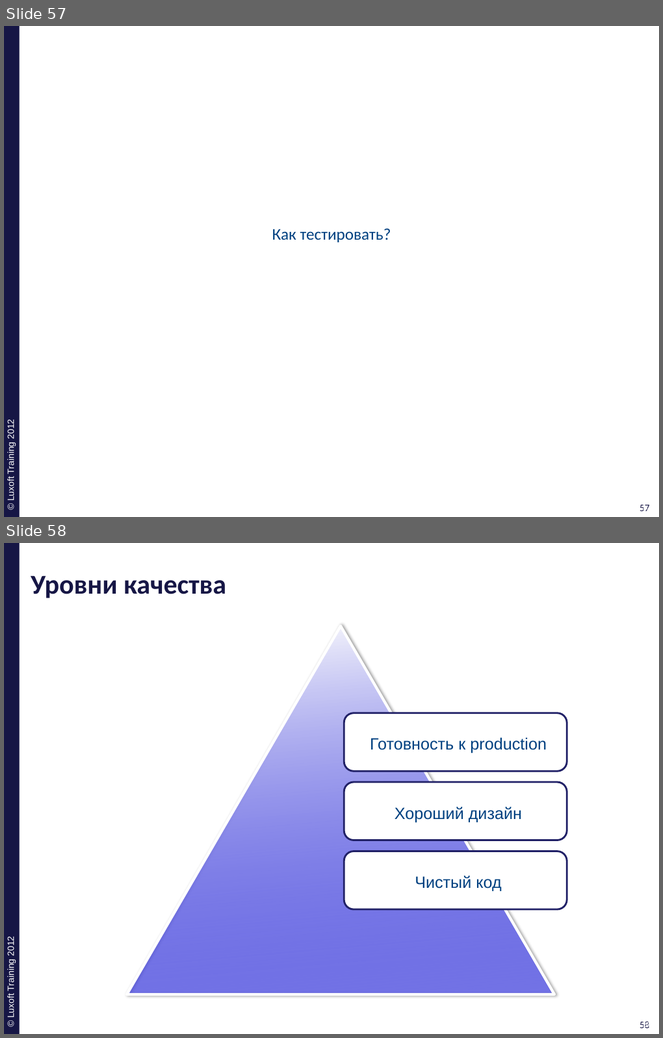
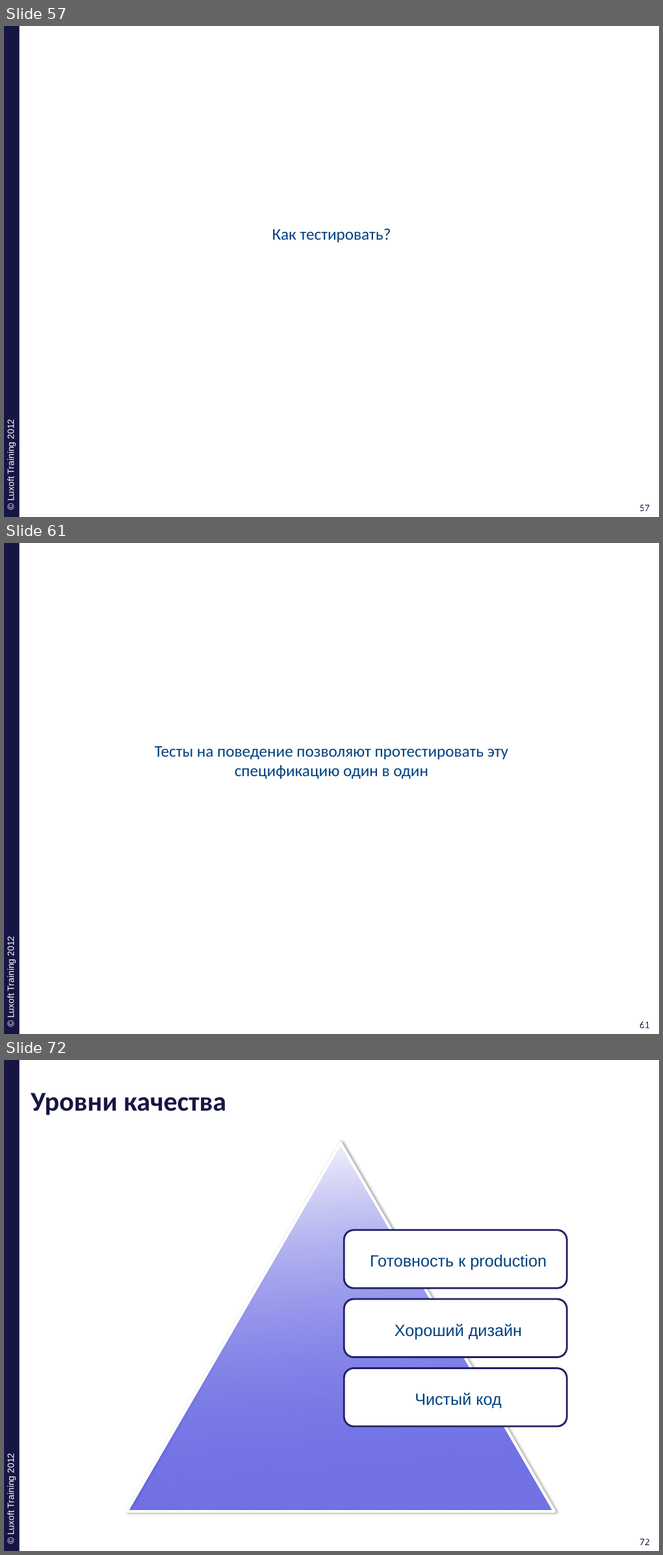
Before and after one commit to ivan-dyachenko/Trainings, a slide deck: Test Driven Development/materials/pptx/2. TDD-Behavior.pptx. Shown one above the other, each under a label of ours: slides 57 and 58 before the commit, slides 57, 61 and 72 after it; the slides between them are not shown. The pictures are 663x1038 and 663x1555 pixels, drawn with LibreOffice and Linux fonts; fonts in the diff are those of the drawing; background and template pictures are left out. Boxes give left, top, right and bottom in pixels: in the first picture for what was removed or moved away, otherwise in the second. Text is boxed around its words. In the diff, an @@ line names an element or a change of style, - is before the commit and + after.

```diff
--- a/Test Driven Development/materials/pptx/2. TDD-Behavior.pptx
+++ b/Test Driven Development/materials/pptx/2. TDD-Behavior.pptx
@@ slide 61 added at [4, 543, 659, 1034], background #FFFFFF; not listed: 4 template elements that a slide beside it also shows @@
@@ text added at [155, 746, 508, 779], 18 pt, text #004080 @@
+Тесты на поведение позволяют протестировать эту спецификацию один в один
@@ what was slide 58 is now slide 72 @@
@@ page number at [640, 1539, 650, 1546]: text changed @@
-58
+72
@@ page number at [643, 1539, 653, 1546]: text changed @@
-58
+72
```
Also in this commit, not shown: 13 other slides added.
